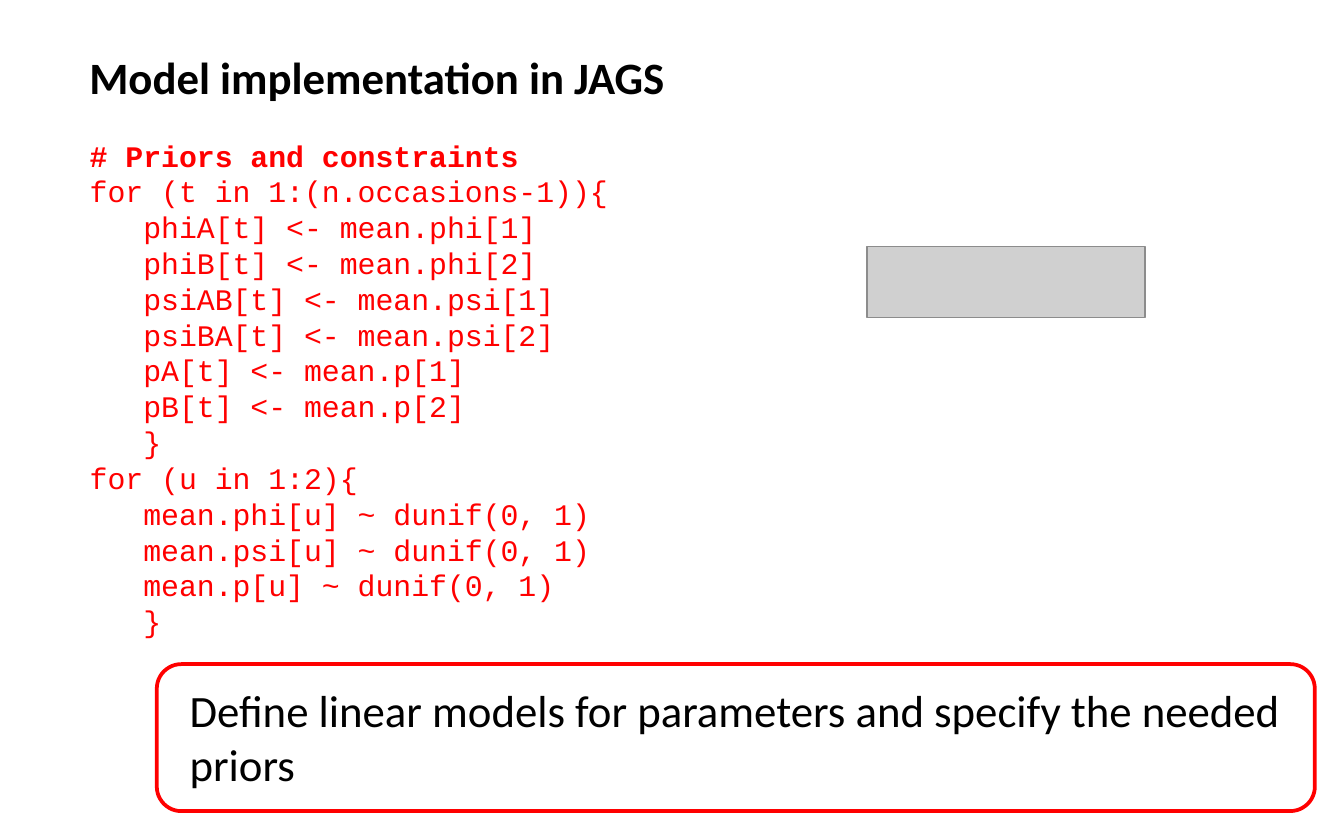
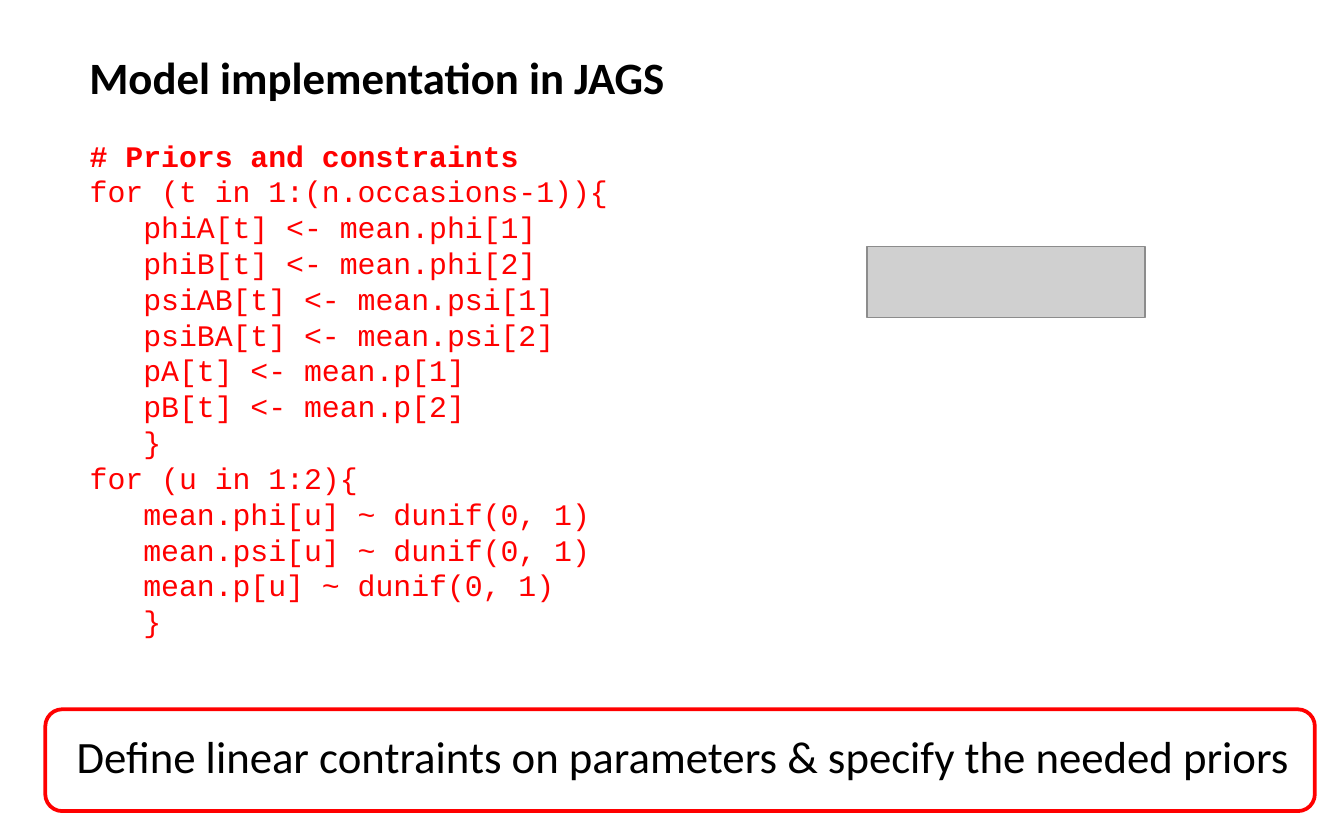
Before and after one commit to oliviergimenez/IPMworkshop, a slide deck: slide 18 of slides/multistatemodels_og.pptx. Drawn at 1344x840 pixels with LibreOffice and Linux fonts; fonts in the diff are those of the drawing; grey boxes stand for pictures. Boxes give left, top, right and bottom in pixels: in the first picture for what was removed or moved away, otherwise in the second. Text is boxed around its words. In the diff, an @@ line names an element or a change of style, - is before the commit and + after.

```diff
--- a/slides/multistatemodels_og.pptx
+++ b/slides/multistatemodels_og.pptx
@@ rounded rectangle: place and size @@
-rounded rectangle at [157, 664, 1316, 810]
+rounded rectangle at [46, 710, 1316, 812]
@@ text at [77, 742, 1288, 781]: text changed @@
-Define linear models for parameters and specify the needed priors
+Define linear contraints on parameters & specify the needed priors
```
Also in this commit, not shown: 3 other slides changed, 4 other files.
